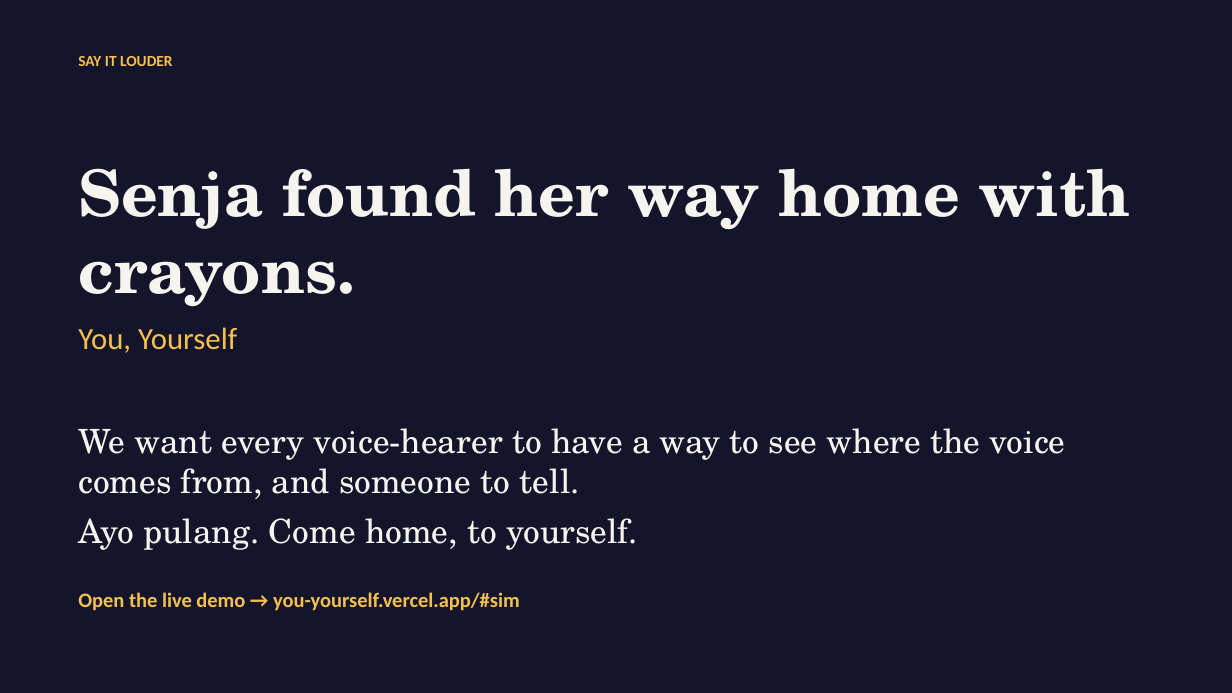
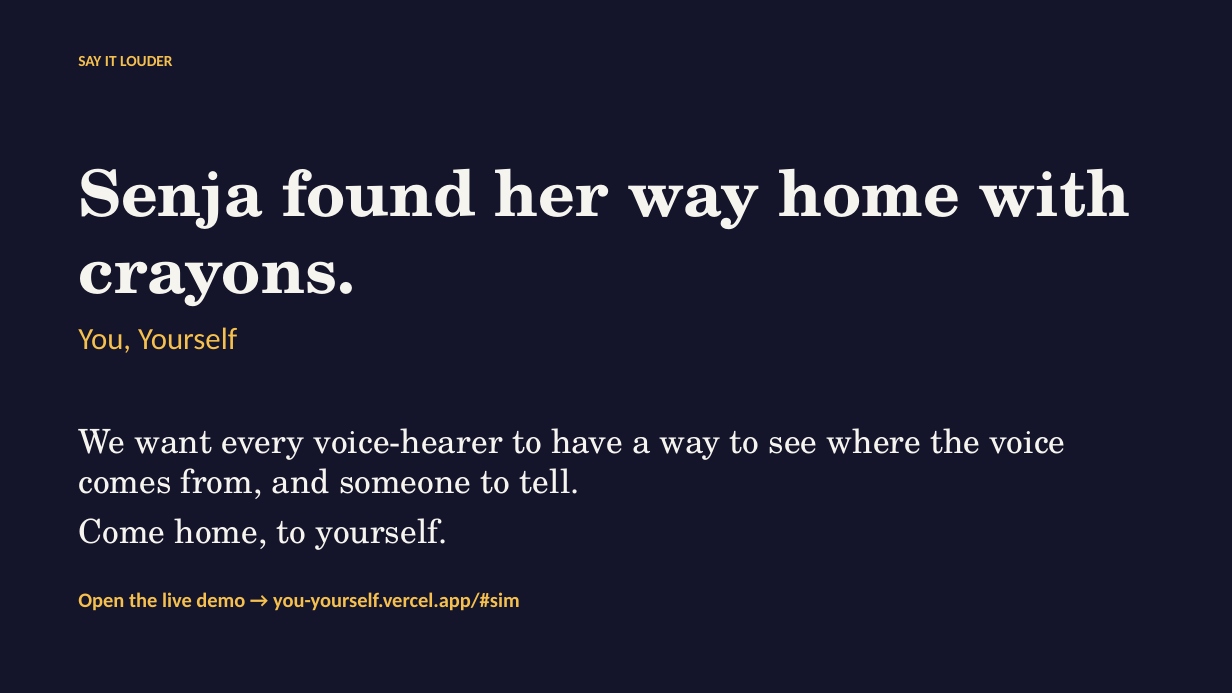
Before and after one commit to Atatron/Say-It-Louder, a slide deck: slide 14 of deck/You_Yourself_Pitch.pptx. Drawn at 1232x693 pixels with LibreOffice and Linux fonts; fonts in the diff are those of the drawing. Boxes give left, top, right and bottom in pixels: in the first picture for what was removed or moved away, otherwise in the second. Text is boxed around its words. In the diff, an @@ line names an element or a change of style, - is before the commit and + after.

```diff
--- a/deck/You_Yourself_Pitch.pptx
+++ b/deck/You_Yourself_Pitch.pptx
@@ text at <box>78,518,448,550</box>: text changed @@
-Ayo pulang. Come home, to yourself.
+Come home, to yourself.
```
Also in this commit, not shown: 4 other slides changed, 25 other files.
